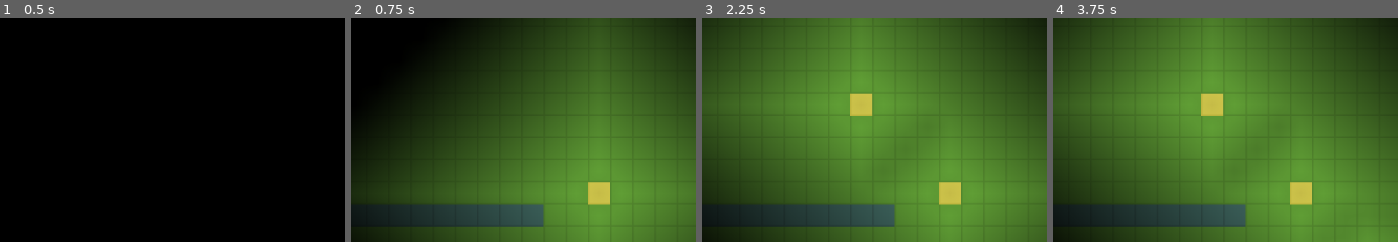
Above: before the commit, frames 1-4 (left to right).
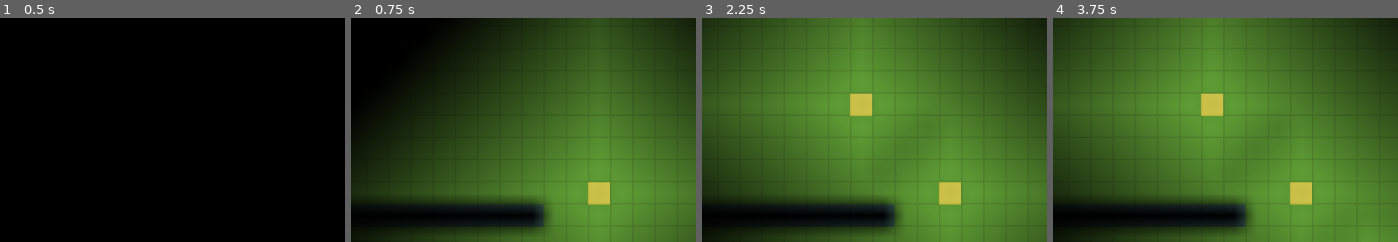
Above: after the commit, the same moments.

Repository: remyj4556/voxel-lighting
Game: Godot game, scene res://2d_grid_test.tscn
Two runs of this game, one before a commit and one after it. Both use one fixed random seed, a clock stepped at 60 frames per second and the inputs below.
Inputs (mouse positions are % of the whole screen's width and height, from its top left):
- Up to frame 1 (0.5 s): no input
- Up to frame 2 (0.75 s): tap Enter at 0.5 s; move the mouse to (68, 45) at 0.52 s; press the mouse at (68, 45) at 0.53 s
- Up to frame 3 (2.25 s): tap Space at 1.25 s; move the mouse to (19, 55) at 1.27 s; release the mouse at (19, 55) at 1.28 s; right-click (19, 55) at 1.35 s; tap Enter at 2 s; move the mouse to (54, 28) at 2.02 s; press the mouse at (54, 28) at 2.03 s
- Up to frame 4 (3.75 s): tap Space at 2.75 s; move the mouse to (36, 70) at 2.77 s; release the mouse at (36, 70) at 2.78 s; right-click (36, 70) at 2.85 s; tap Enter at 3.5 s; move the mouse to (77, 65) at 3.52 s; press the mouse at (77, 65) at 3.53 s
The pictures show only the part of the screen within x 30-80%, y 8-58%; the shares and areas given below are measured in that part.

Frame 1 is identical in both runs. In frame 2, 6.5% of the frame differs, in the area x 2-58%, y 80-97%; in frame 3, 6.5%; in frame 4, 6.5%.

Commit message:
add basic flood-fill wall occlusion

Diff:
--- a/2d_grid_test.gd
+++ b/2d_grid_test.gd
@@ -34,8 +34,6 @@
 
 	set_wall_test(10)
 
-	reset_light_values()
-
 func _unhandled_input(event: InputEvent) -> void:
 	if event.is_action_pressed("PlaceLight"):
 		var mouse_pos : Vector2 = get_global_mouse_position()
@@ -52,9 +50,9 @@
 			light_overlay.set_light(Vector2i(i,j), 0.0)
 	light_overlay.push_light()
 
-func update_light_values(update_source: Vector2i) -> void:
-	# if update_source is a light block
-	flood_fill(update_source, MAX_LIGHT_INTENSITY, LIGHT_FALLOFF)
+func update_light_values(update_source_pos: Vector2i) -> void:
+	if block_grid[update_source_pos.y * WIDTH + update_source_pos.x] == LIGHT:
+		flood_fill(update_source_pos, MAX_LIGHT_INTENSITY, LIGHT_FALLOFF)
 
 func place_block(pos: Vector2i, block_id: int) -> void:
 	block_grid[pos.y * WIDTH + pos.x] = block_id
@@ -86,6 +84,8 @@
 				continue
 			if ny < 0 or ny > HEIGHT:
 				continue
+			if block_grid[ny * WIDTH + nx] == WALL:
+				continue
 
 			var next_intensity : int = value - falloff;
 			if (next_intensity > get_light_level(Vector2i(nx, ny))):
